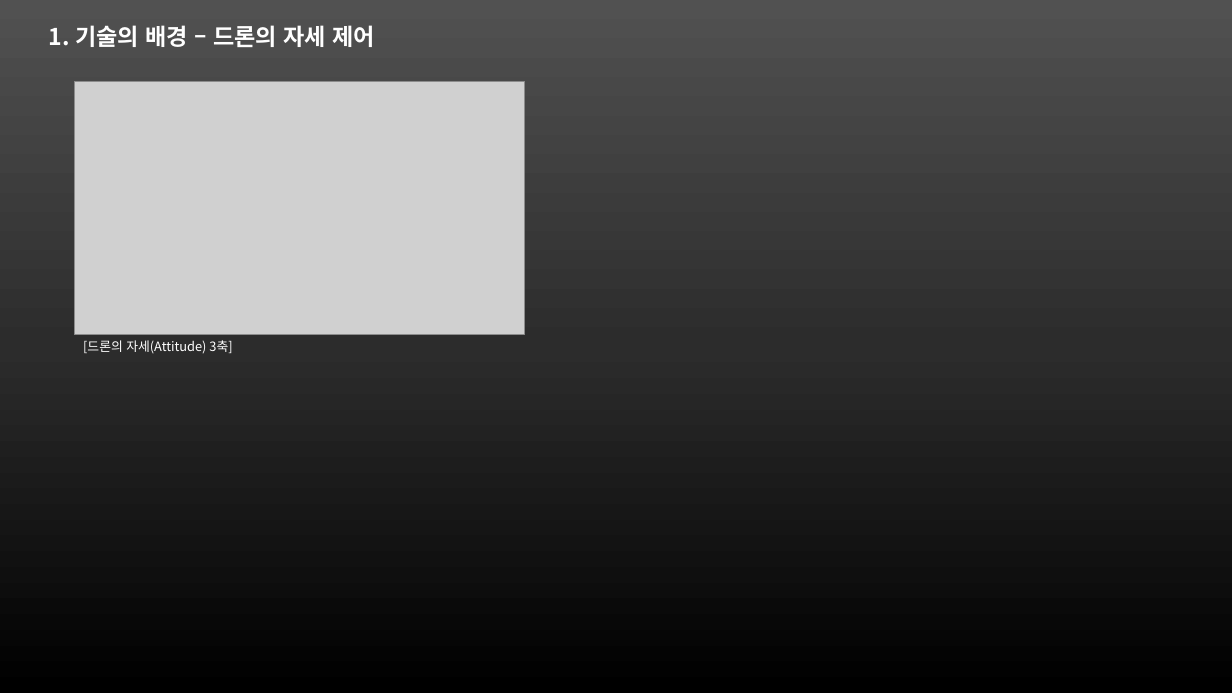
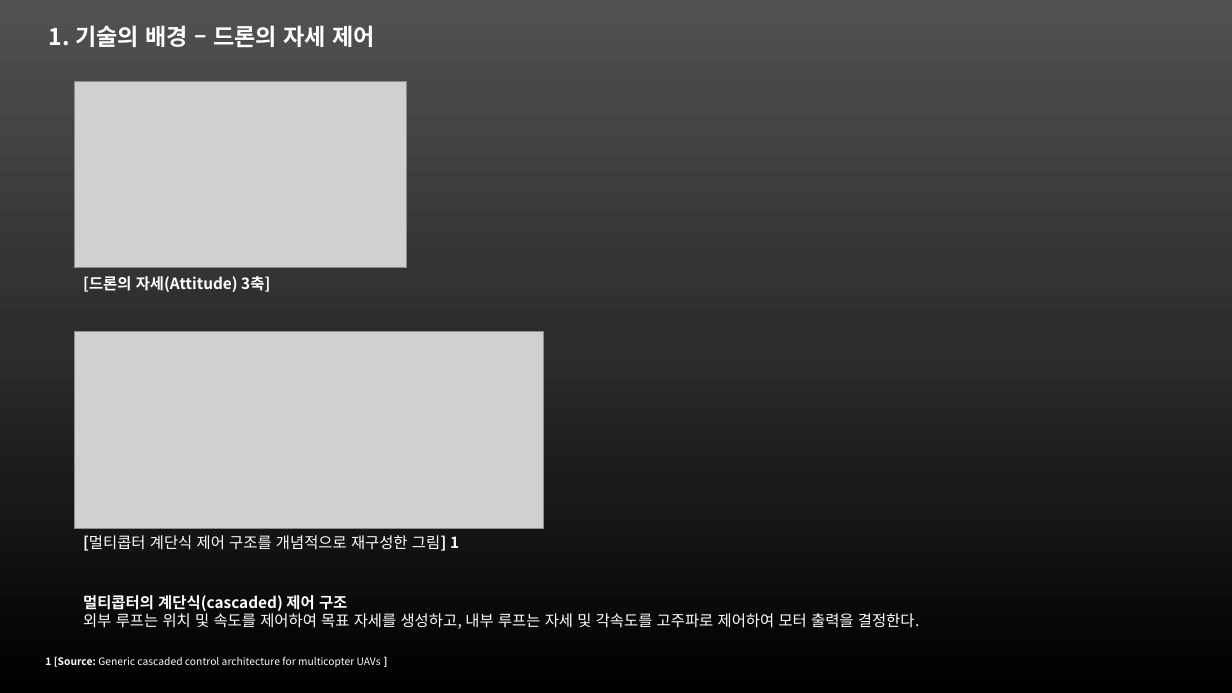
Before and after one commit to noztosky/sim25, a slide deck: slide 4 of x_memory/docs2/논문연구I-발표자료.pptx. Drawn at 1232x693 pixels with LibreOffice and Linux fonts; fonts in the diff are those of the drawing; grey boxes stand for pictures. Boxes give left, top, right and bottom in pixels: in the first picture for what was removed or moved away, otherwise in the second. Text is boxed around its words. In the diff, an @@ line names an element or a change of style, - is before the commit and + after.

```diff
--- a/x_memory/docs2/논문연구I-발표자료.pptx
+++ b/x_memory/docs2/논문연구I-발표자료.pptx
@@ picture: place and size @@
-picture at [74,81,525,335]
+picture at [74,81,407,268]
@@ text "[드론의 자세(Attitude) 3축]": place and size @@
-text "[드론의 자세(Attitude) 3축]" at [83,340,232,353]
+text "[드론의 자세(Attitude) 3축]" at [83,276,270,292]
@@ text "[드론의 자세(Attitude) 3축]" at [83,276,270,292]: size 10 to 12 pt, bold on @@
@@ picture added at [74,331,543,529] @@
@@ text added at [83,535,459,551], 12 pt, text #FFFFFF @@
+[멀티콥터 계단식 제어 구조를 개념적으로 재구성한 그림] 1
@@ text added at [83,595,920,629], 12 pt, text #FFFFFF @@
+멀티콥터의 계단식(cascaded) 제어 구조
+외부 루프는 위치 및 속도를 제어하여 목표 자세를 생성하고, 내부 루프는 자세 및 각속도를 고주파로 제어하여 모터 출력을 결정한다.
@@ text added at [45,656,381,668], 8 pt, text #FFFFFF @@
+1 [Source: Generic cascaded control architecture for multicopter UAVs ]
```
Also in this commit, not shown: 3 other slides changed, 1 slide added.
